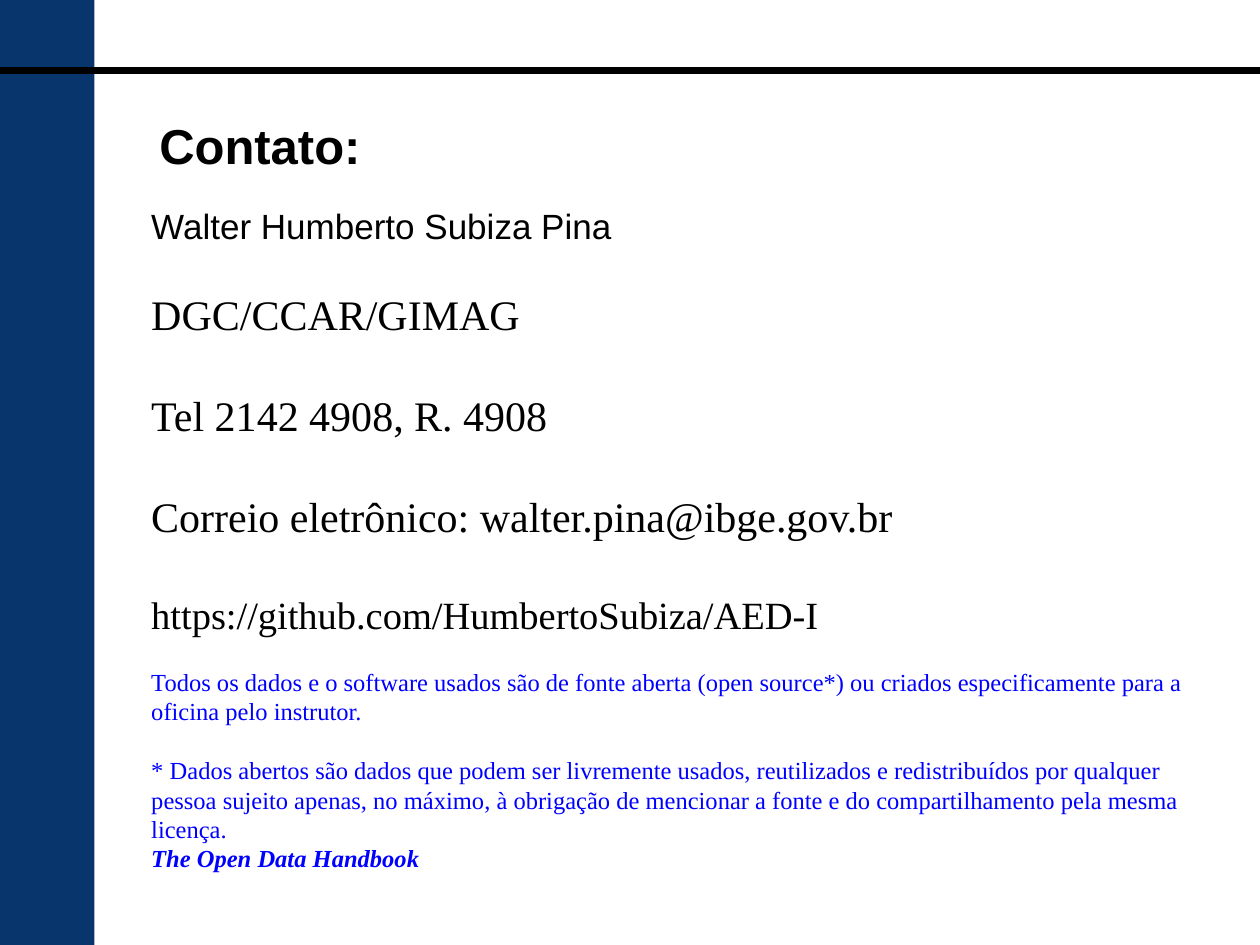
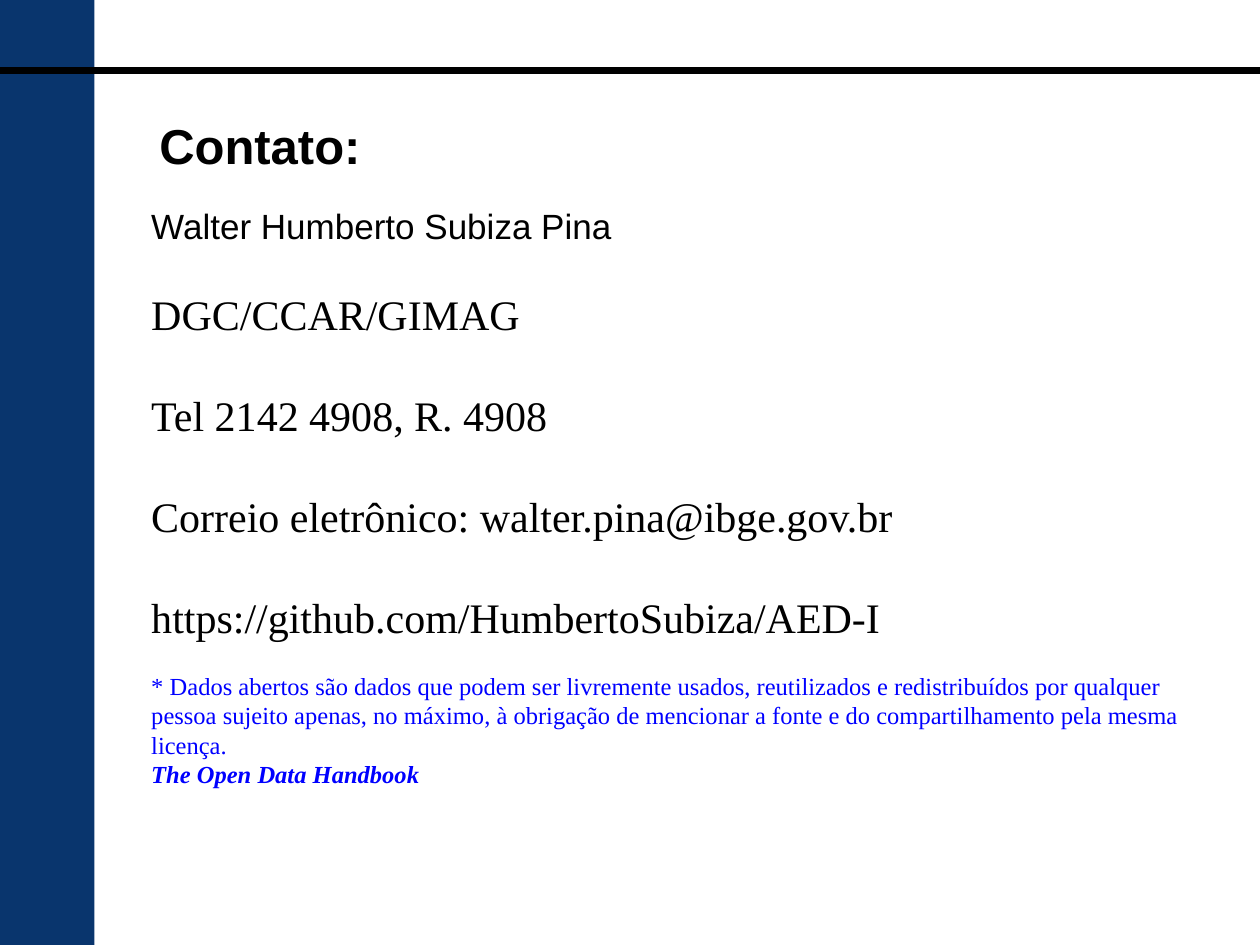
Before and after one commit to HumbertoSubiza/AED-I, a slide deck: slide 2 of 01 conceitos basicos.odp. Drawn at 1260x945 pixels with LibreOffice and Linux fonts; fonts in the diff are those of the drawing; background and template pictures are left out. Boxes give left, top, right and bottom in pixels: in the first picture for what was removed or moved away, otherwise in the second. Text is boxed around its words. In the diff, an @@ line names an element or a change of style, - is before the commit and + after.

```diff
--- a/01 conceitos basicos.odp
+++ b/01 conceitos basicos.odp
@@ text at (151,604,880,642): size 22 to 24 pt in "https://github.com/HumbertoSubiza/AED-I" @@
@@ text at (151,673,1181,726): paragraph removed @@
-Todos os dados e o software usados são de fonte aberta (open source*) ou criados especificamente para a oficina pelo instrutor.
```
Also in this commit, not shown: 2 other slides changed, 20 other files.
